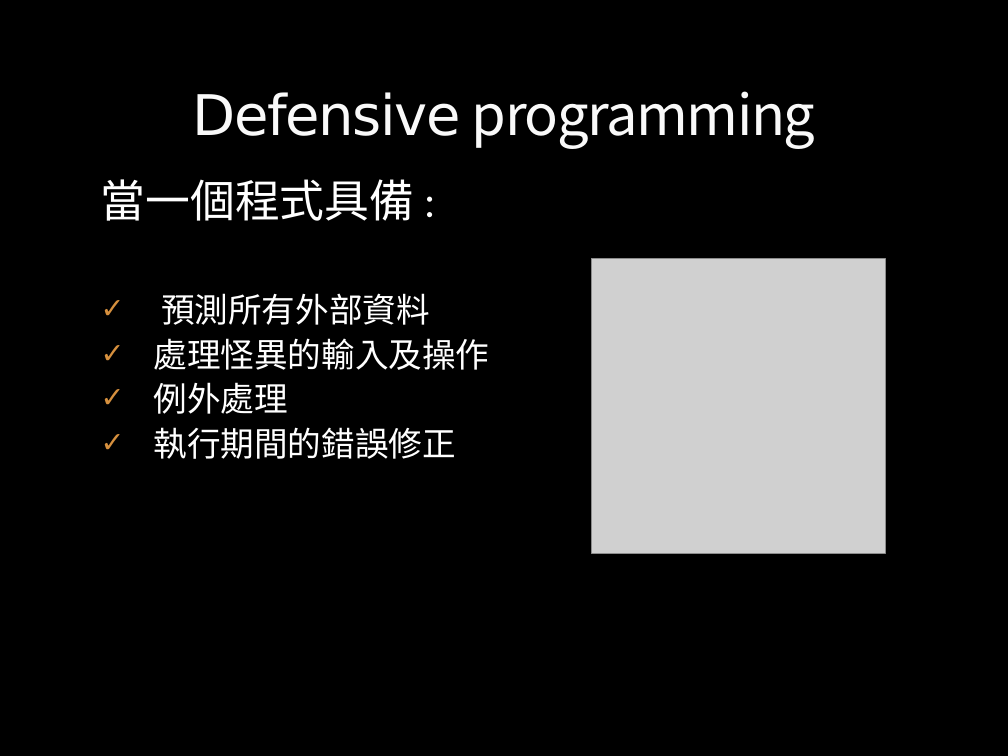
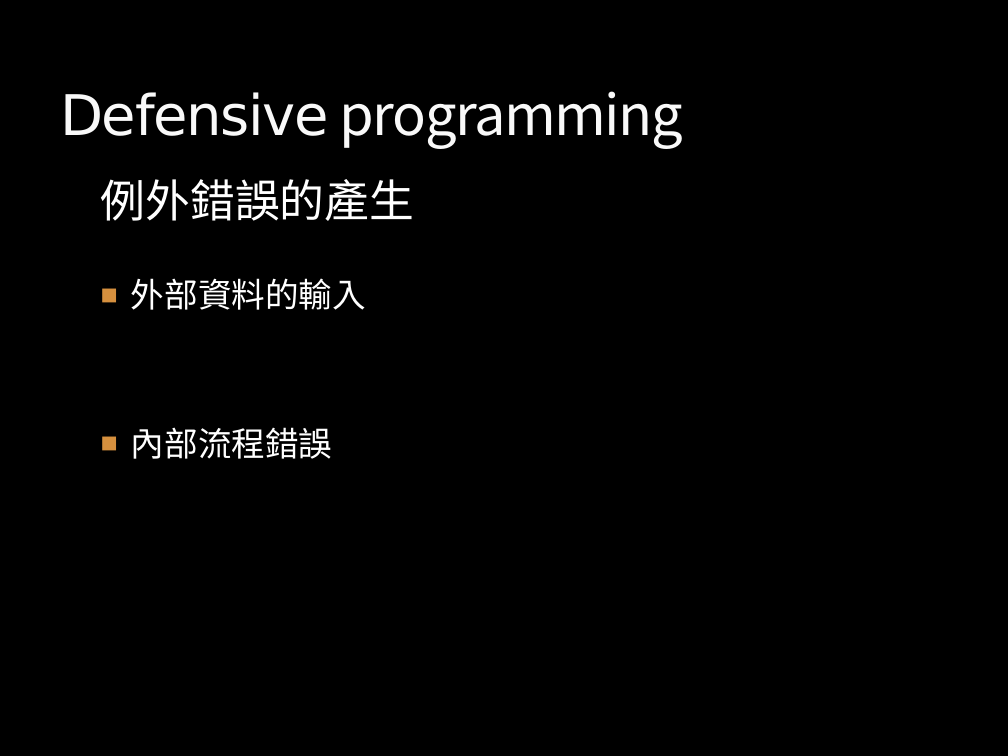
Before and after one commit to boris410/gitlab, a slide deck: slide 6 of 研一/作業二/defensive/Learning Defensive programming.pptx (slide 5 before the commit). Drawn at 1008x756 pixels with LibreOffice and Linux fonts; fonts in the diff are those of the drawing; grey boxes stand for pictures; background and template pictures are left out. Boxes give left, top, right and bottom in pixels: in the first picture for what was removed or moved away, otherwise in the second. Text is boxed around its words. In the diff, an @@ line names an element or a change of style, - is before the commit and + after.

```diff
--- a/研一/作業二/defensive/Learning Defensive programming.pptx
+++ b/研一/作業二/defensive/Learning Defensive programming.pptx
@@ title "Defensive programming" at (x1=60, y1=91, x2=684, y2=149): alignment centre to left @@
@@ text at (x1=101, y1=179, x2=415, y2=459): text changed @@
-  當一個程式具備 :
-  ✓ 預測所有外部資料
-  ✓ 處理怪異的輸入及操作
-  ✓ 例外處理
-  ✓ 執行期間的錯誤修正
+  例外錯誤的產生
+  ■ 外部資料的輸入
+  ■ 內部流程錯誤
@@ picture removed at (x1=592, y1=259, x2=886, y2=553) @@
```
Also in this commit, not shown: 6 other slides changed, 2 slides added, 1 slide removed, 6 other files.
